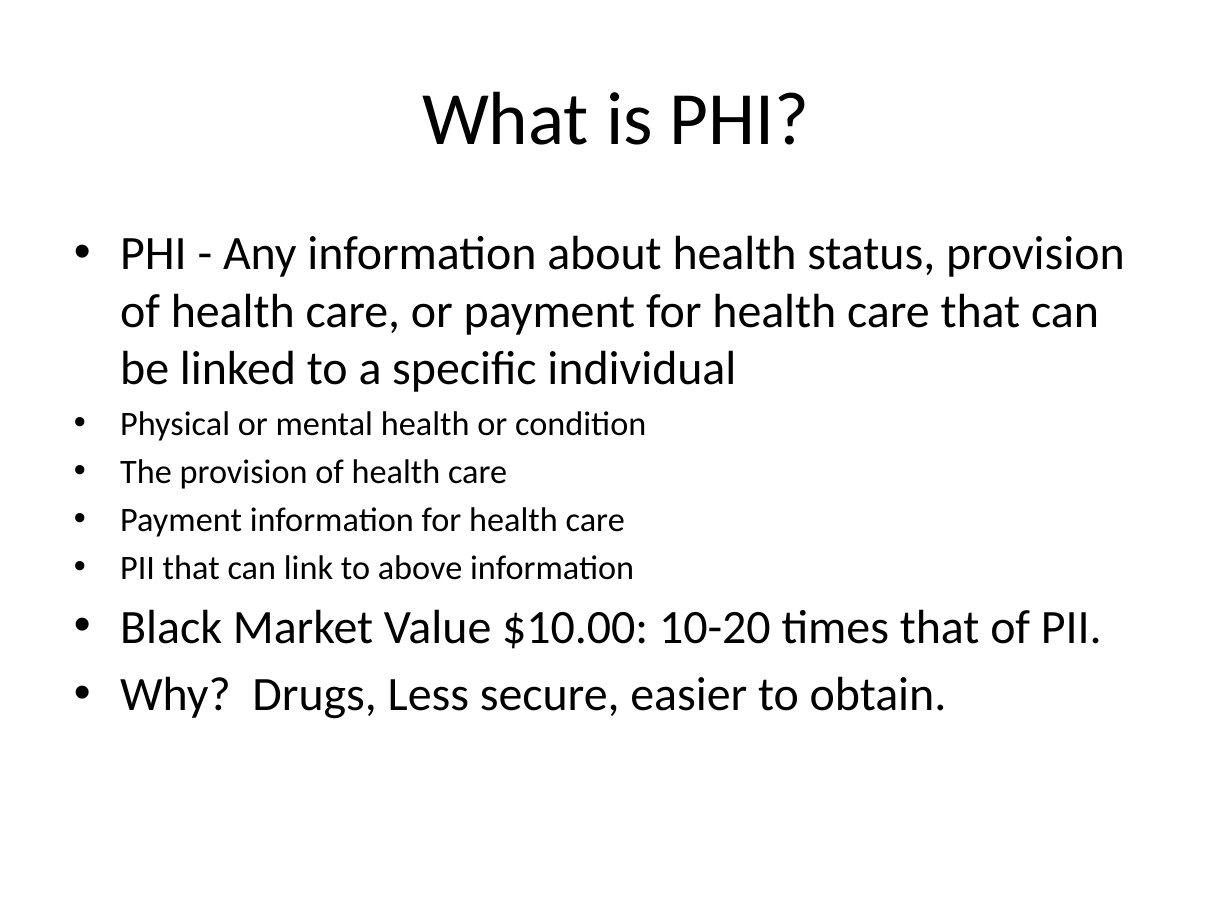
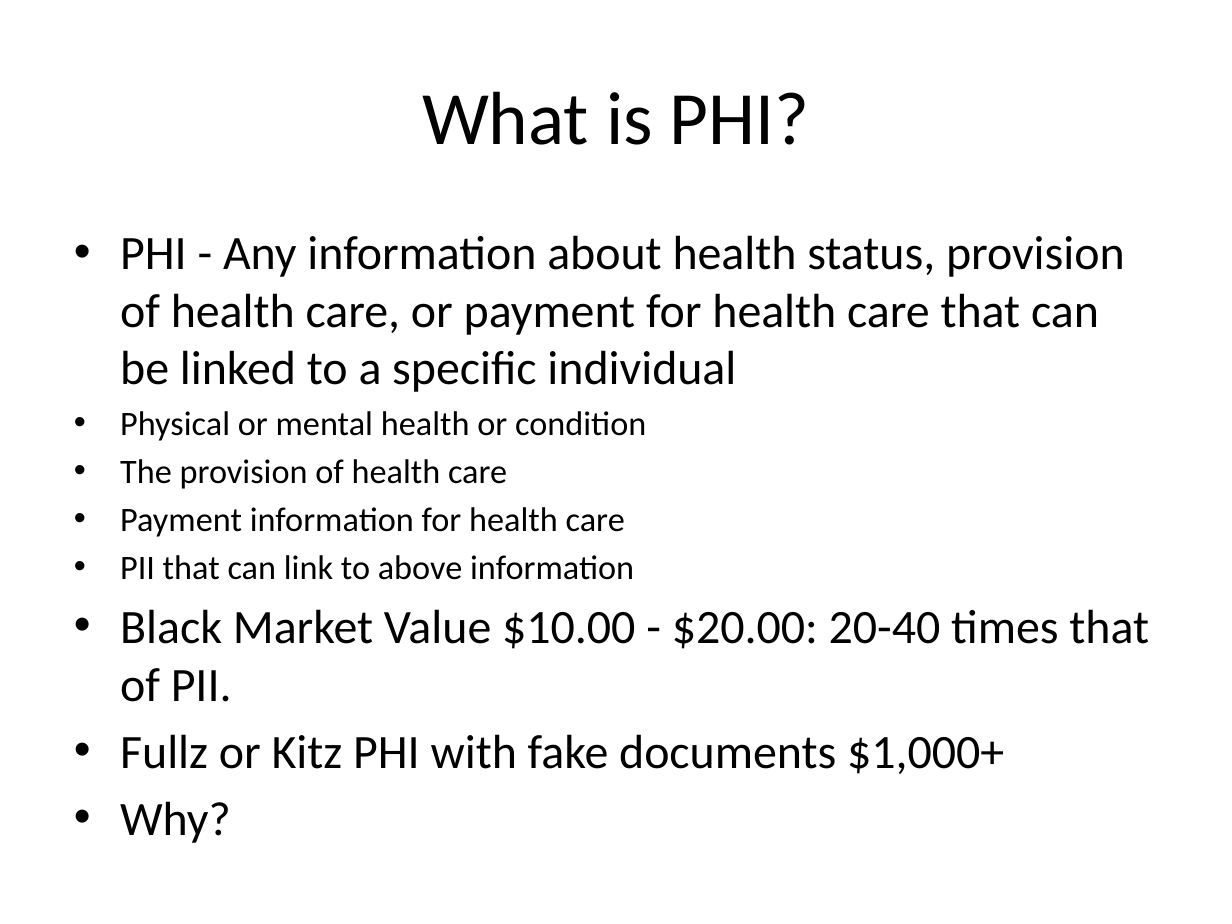
Before and after one commit to casmos1/Learning, a slide deck: slide 6 of Security/Content/Documents/Security.pptx. Drawn at 1232x924 pixels with LibreOffice and Linux fonts; fonts in the diff are those of the drawing. Boxes give left, top, right and bottom in pixels: in the first picture for what was removed or moved away, otherwise in the second. Text is boxed around its words. In the diff, an @@ line names an element or a change of style, - is before the commit and + after.

```diff
--- a/Security/Content/Documents/Security.pptx
+++ b/Security/Content/Documents/Security.pptx
@@ text at (120,609,1149,843): text changed @@
-• Black Market Value $10.00: 10-20 times that of PII.
-• Why? Drugs, Less secure, easier to obtain.
+• Black Market Value $10.00 - $20.00: 20-40 times that of PII.
+• Fullz or Kitz PHI with fake documents $1,000+
+• Why?
```
Also in this commit, not shown: 4 other slides changed, 4 slides added, 1 slide removed, 7 other files.
